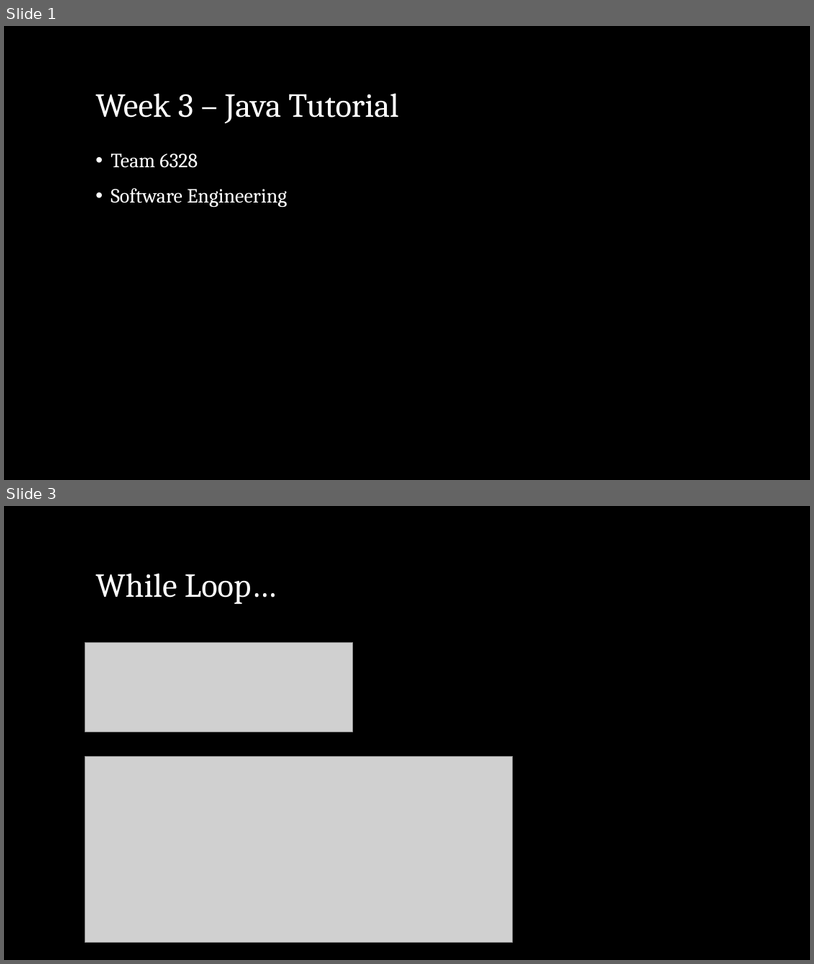
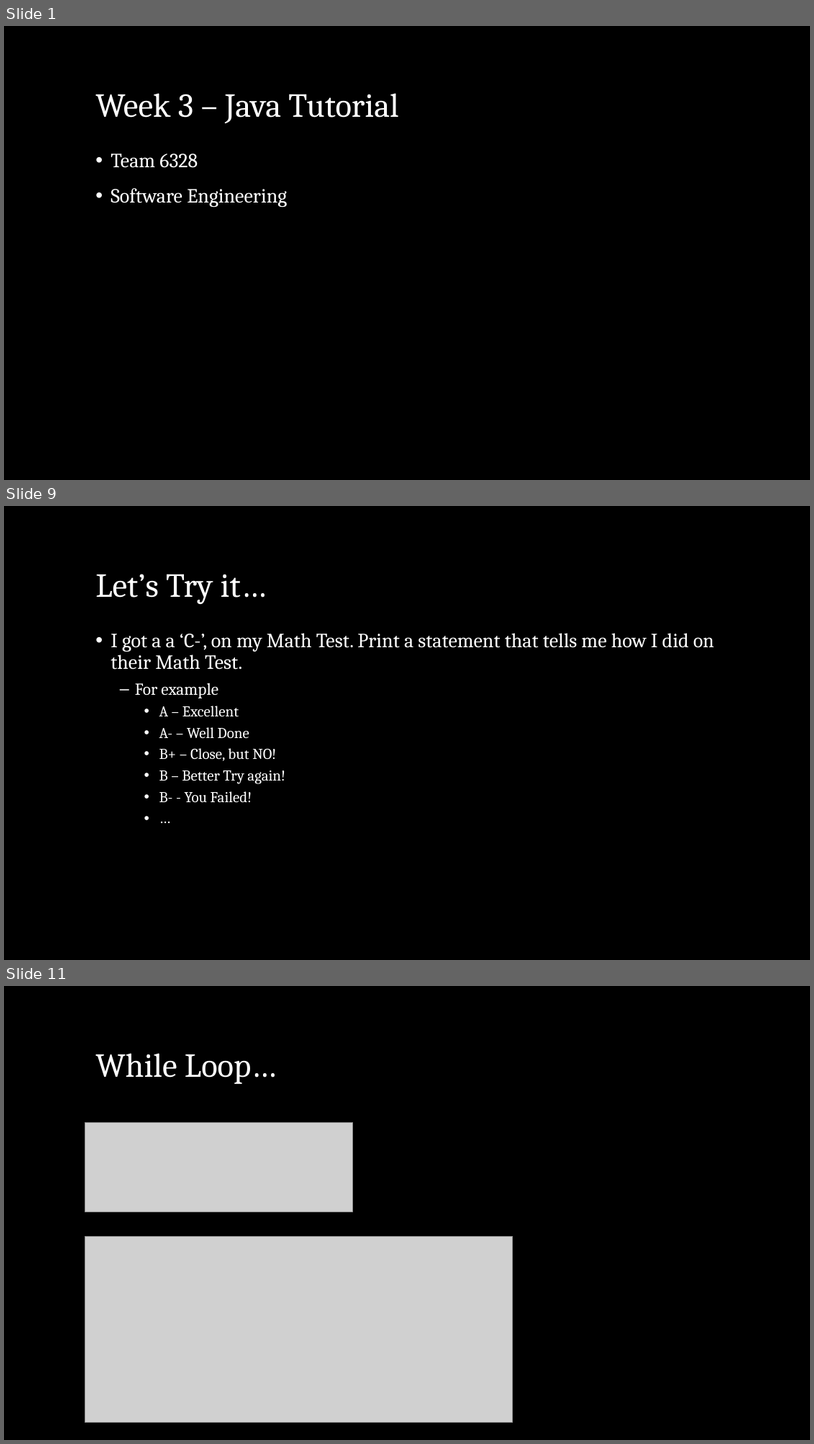
Before and after one commit to Mechanical-Advantage/Training2018, a slide deck: doc/java/slides/week3.pptx. Shown one above the other, each under a label of ours: slides 1 and 3 before the commit, slides 1, 9 and 11 after it; the slides between them are not shown. The pictures are 814x964 and 814x1444 pixels, drawn with LibreOffice and Linux fonts; fonts in the diff are those of the drawing; grey boxes stand for pictures; background and template pictures are left out. Boxes give left, top, right and bottom in pixels: in the first picture for what was removed or moved away, otherwise in the second. Text is boxed around its words. In the diff, an @@ line names an element or a change of style, - is before the commit and + after.

Commit message:
Adding Slides and examples for Week 3

```diff
--- a/doc/java/slides/week3.pptx
+++ b/doc/java/slides/week3.pptx
@@ slide 9 added at (4,506,810,960), background picture (left out) @@
@@ title added at (95,574,267,604), 40 pt, text #FFFFFF @@
+Let’s Try it…
@@ text added at (111,633,715,802), 24 pt, text #FFFFFF @@
+• I got a a ‘C-’, on my Math Test. Print a statement that tells me how I did on their Math Test.
+  – For example
+    • A – Excellent
+    • A- – Well Done
+    • B+ – Close, but NO!
+    • B – Better Try again!
+    • B- - You Failed!
+    • …
@@ what was slide 3 is now slide 11 @@
```
Also in this commit, not shown: 1 slide changed, 7 other slides added, 2 other files.
